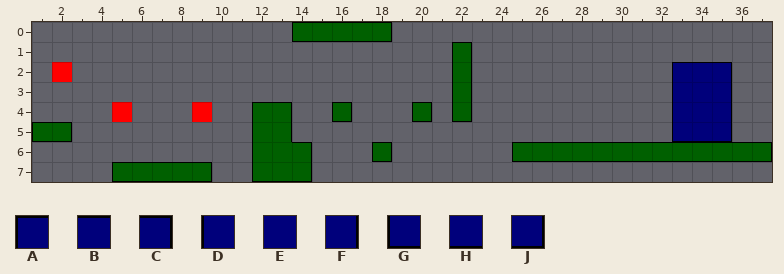
Tiled map, stored at core/assets/testMap.tmx. The picture above is the old version.
Cells are 32x32 px. Shown: x 1..37, y 0..7.
Key: from "tileSet": A 24, B 25, C 26, D 32, E 33, F 34, G 40, H 41, J 42.
_ is an empty cell.
Layers that did not change in this view are not listed.
Layer "end" before, first column x 1:
0 _____________________________________
1 _____________________________________
2 ________________________________ABC__
3 ________________________________DEF__
4 ________________________________DEF__
5 ________________________________GHJ__
6 _____________________________________
7 _____________________________________
The result:
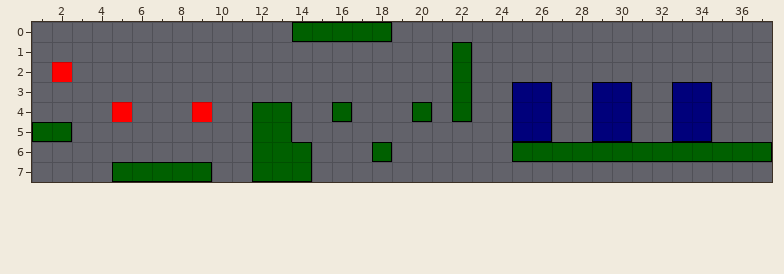
Tiles of an added or newly shown layer are drawn over the layers below it.
Message: Split end
Difference:
Changed rows in their new state; . is an unchanged cell.
Layer "end" (removed):
first column x 33:
2 ___
3 ___
4 .__
5 .__
Layer "end1" (added):
first column x 33:
3 AC
4 .F
5 .J
Layer "end2" (added):
first column x 29:
3 AC
4 DF
5 GJ
Layer "end3" (added):
first column x 25:
3 AC
4 DF
5 GJ
Boxes around the changes in both pictures, in picture pixels (x1, y1, x2, y2):
changed: (672, 62, 732, 142)
added: (512, 82, 552, 142)
added: (592, 82, 632, 142)
